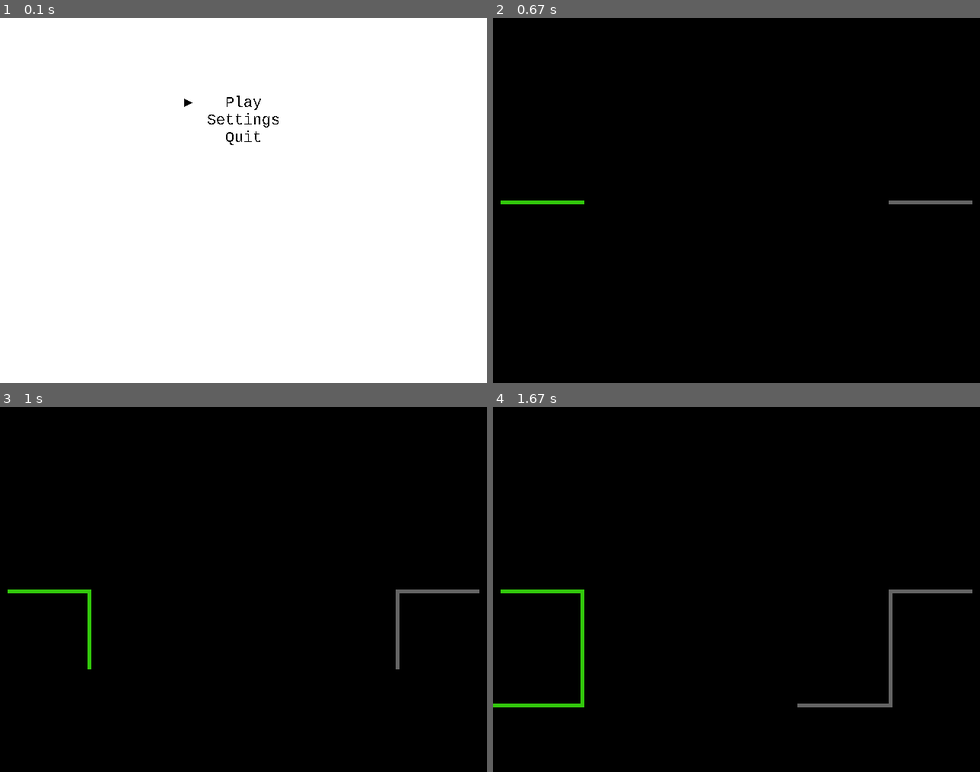
Above: before the commit, frames 1-4 (two rows, left to right).
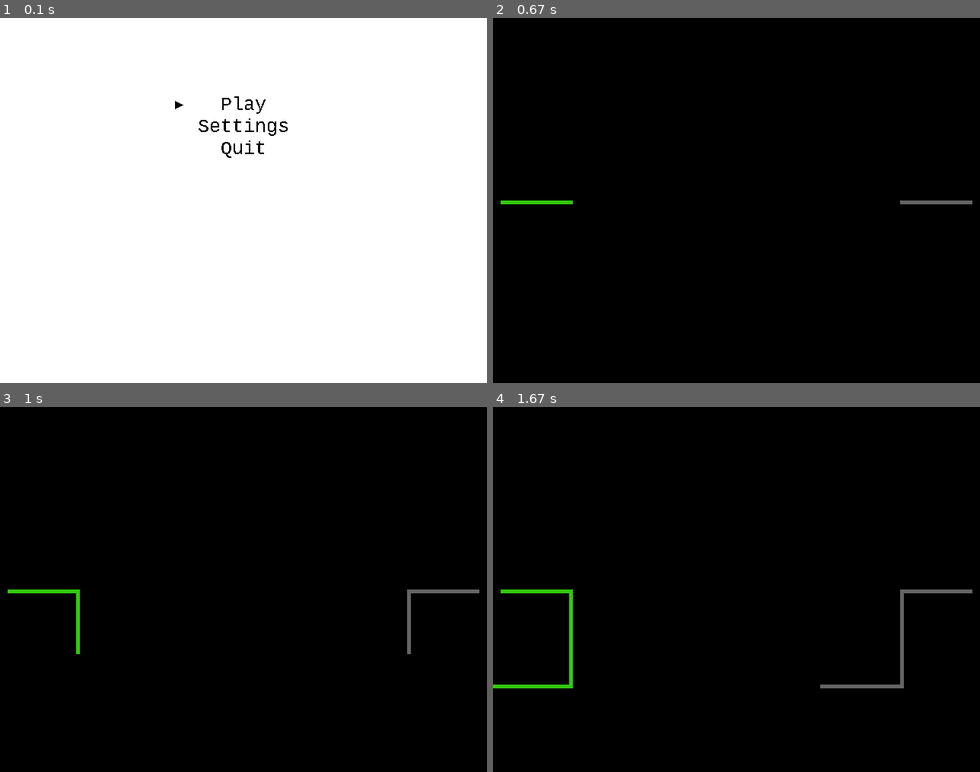
Above: after the commit, the same moments.

Repository: matgrioni/Tron
Game: pygame game, started from src/main.py
The game is run twice, just before and just after one commit, with the same random seed, the same clock (stepped at 60 frames per second) and the same inputs. The source is Python 2; it was converted automatically to run under Python 3.
Inputs (mouse positions are in pixels of both pictures, inside the frame that each line leads up to):
- Up to frame 1 (0.1 s): no input
- Up to frame 2 (0.67 s): tap Enter at 0.33 s
- Up to frame 3 (1 s): hold A from 0.67 s (still down); hold Right from 0.67 s (still down); move the mouse to (399, 578) at 0.7 s
- Up to frame 4 (1.67 s): release A at 1.13 s; release Right at 1.13 s; hold Right 1.17-1.63 s; hold D 1.17-1.63 s; move the mouse to (619, 593) at 1.2 s

The runs differ from the first frame. In frame 1, 0.6% of the frame differs, in the area x 35-60%, y 21-39%; in frame 2, less than 0.1%; in frame 3, 0.6%; in frame 4, 1.6%, in the area x 0-85%, y 50-83%.

Commit message:
Can now quit properly from menu and window bar. Other small edits

Diff:
--- a/src/Menu.py
+++ b/src/Menu.py
@@ -21,7 +21,7 @@
         self.selectedItem = 0
 
         # Create a list of surfaces for the provided options
-        self.font = pygame.font.SysFont("monospace", 20)
+        self.font = pygame.font.SysFont("monospace", 25)
         self.setOptions(options)
 
         self.optionCallbacks = {}
@@ -53,7 +53,6 @@
     # Draw the text and the appropriate selector shape
     def draw(self):
         self.screen.fill(self.fill)
-        pygame.display.flip()
 
         for (i, option) in enumerate(self.renderedOptions):
             # Draw the menu items
--- a/src/PygameHelper.py
+++ b/src/PygameHelper.py
@@ -29,6 +29,7 @@
         # If this is the root PygameHelper object must initialize
         # pygame and create the screen. Otherwise take these objects
         # from the provided parent.
+        self.parent = parent
         if parent is None:
             pygame.init()
             self.size = size
@@ -50,6 +51,7 @@
         self.eventCallbacks = {}
 
         self.addEventCallback((KEYDOWN, K_ESCAPE), self.quit)
+        self.addEventCallback((QUIT, None), self.quit)
 
     # Adds a callback for the keyboard event code. All codes have one
     # unique callback. event should be a tuple where the first entry
@@ -112,12 +114,6 @@
                 callback = self.eventCallbacks[info]
                 callback(e)
 
-            # Also check if the general callback for only the
-            # event type is defined.
-            if (e.type, None) in self.eventCallbacks:
-                callback = self.eventCallbacks[info]
-                callback(e)
-
             # Then check for a callback linked to multiple events
             # such as (KEYDOWN, (K_ESCAPE, K_UP))
             for (key, _) in self.eventCallbacks.iteritems():
@@ -125,6 +121,12 @@
                     if info[0] == key[0] and info[1] in key[1]:
                         callback = self.eventCallbacks[key]
                         callback(e)
+
+            # Also check if the general callback for only the
+            # event type is defined.
+            if (e.type, None) in self.eventCallbacks:
+                callback = self.eventCallbacks[(e.type, None)]
+                callback(e)
 
     # Update the game state after one loop iteration. This helper class
     # does not implement this but a class that does implements the game
@@ -154,5 +156,8 @@
 
             self.clock.tick(self.fps)
 
-    def quit(self, e):
+    def quit(self, e=None):
         self.running = False
+        if self.parent is None:
+            pygame.quit()
+            sys.exit()
--- a/src/main.py
+++ b/src/main.py
@@ -18,7 +18,8 @@
         super(MainMenu, self).__init__(options=options, size=size, fill=fill)
 
         g = Game(parent=self)
-        self.addOptionCallback("Play", g.execute)
+        self.addOptionCallback("Play", g.execute, 50)
+        self.addOptionCallback("Quit", self.quit)
 
 if __name__ == "__main__":
     menu = MainMenu()
